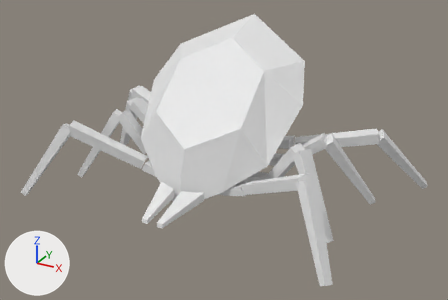
What one commit did to the Blender file Enemies/Paramite.blend.
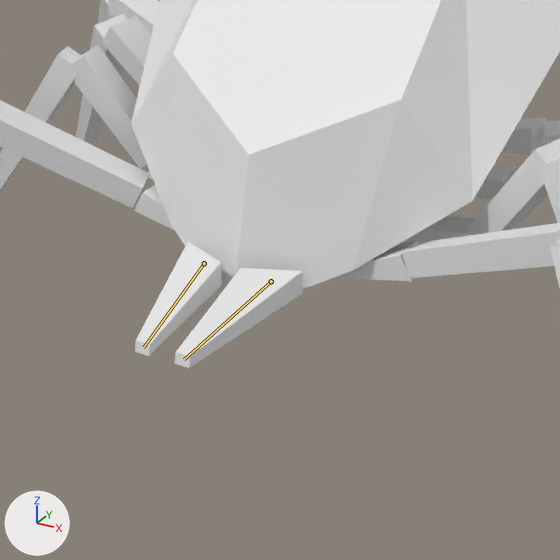
Old and new are each drawn whole from a camera (50 mm lens) standing at (4.27, -7.28, 2.89) and looking at (0.22, 0.08, -0.79) and again close up on the part from 20% to 67% of the width and 31% to 100% of the height. The axes (+X, +Y, +Z) are drawn at lower left. The lights are the same throughout. The last two pictures show the newer version. Both versions are drawn at frame 0 of the action 'bite'; the numbers are the values there. The bones that change are drawn over the model as lines in the close-ups.

In view in the first close-up: 'Body', 'LeftMandible', 'LeftMiddleFrontThigh', 'LeftVeryFrontThigh', 'RightMandible', 'RightMiddleBackShin', 'RightMiddleBackThigh', 'RightMiddleFrontShin', 'RightMiddleFrontThigh', 'RightVeryBackThigh', 'RightVeryFrontThigh' and 4 more.
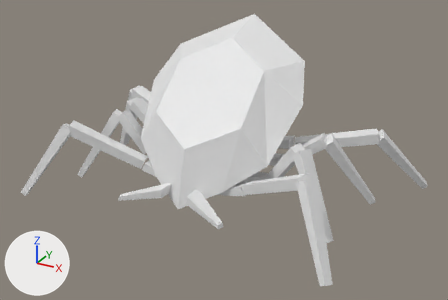
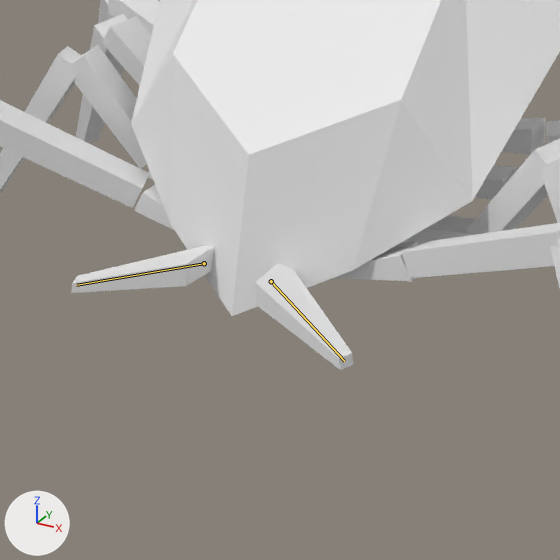
Commit message: Landmite Bite Anim Polish
Mandibles close more slowly than they actually would if the mite were biting in real life so it's more visible that they're biting the target

Location of each change, (x1, y1, x2, y2) in pixels of the close-ups (560 x 560 px):
'LeftMandible', posed (22% narrower, 7% taller)
    before: (175, 268, 303, 368)
    after: (255, 263, 354, 370)
'RightMandible', posed
    before: (135, 242, 222, 356)
    after: (71, 246, 214, 293)
bone 'Bone.001.L', root to tip
    before: (271, 281) to (184, 359)
    after: (271, 281) to (344, 361)
bone 'Bone.001.R', root to tip
    before: (204, 263) to (143, 347)
    after: (204, 263) to (76, 285)

What the commit changed:
Bone 'Bone.001.L' (bone_bone_001_l) turns from (0, 0, 0) to (-70, -10, 8) degrees about its own x, y and z.
Bone 'Bone.001.R' (bone_bone_001_r) turns from (0, 0, 0) to (-70, 10, -8) degrees about its own x, y and z.
